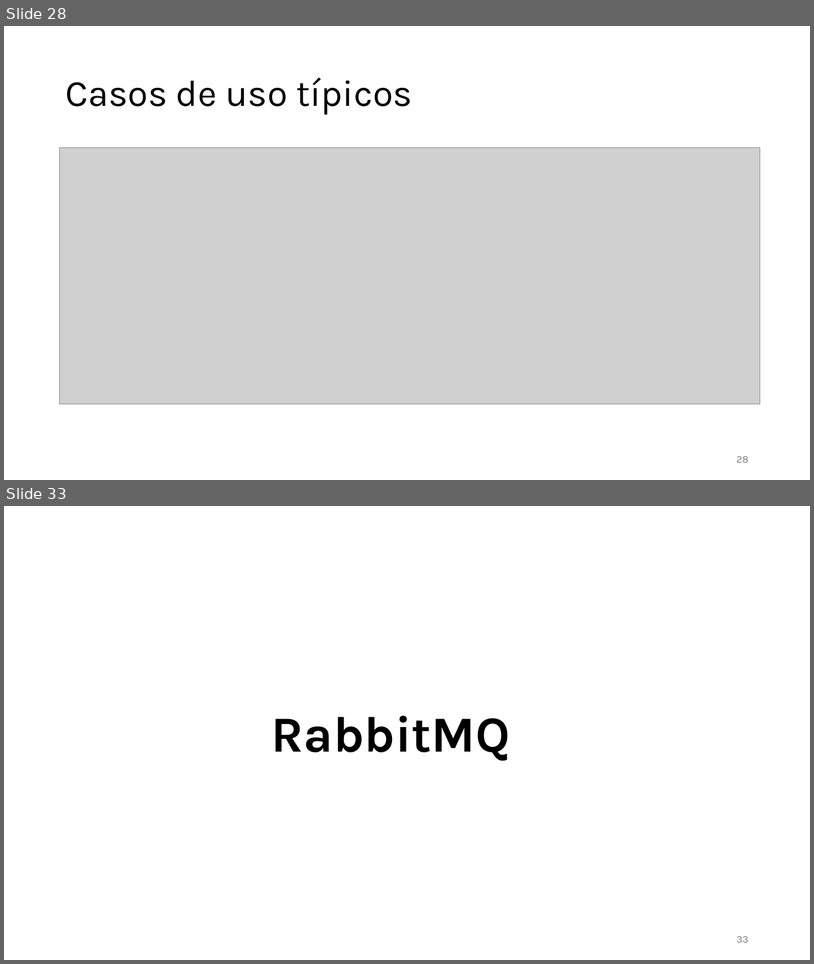
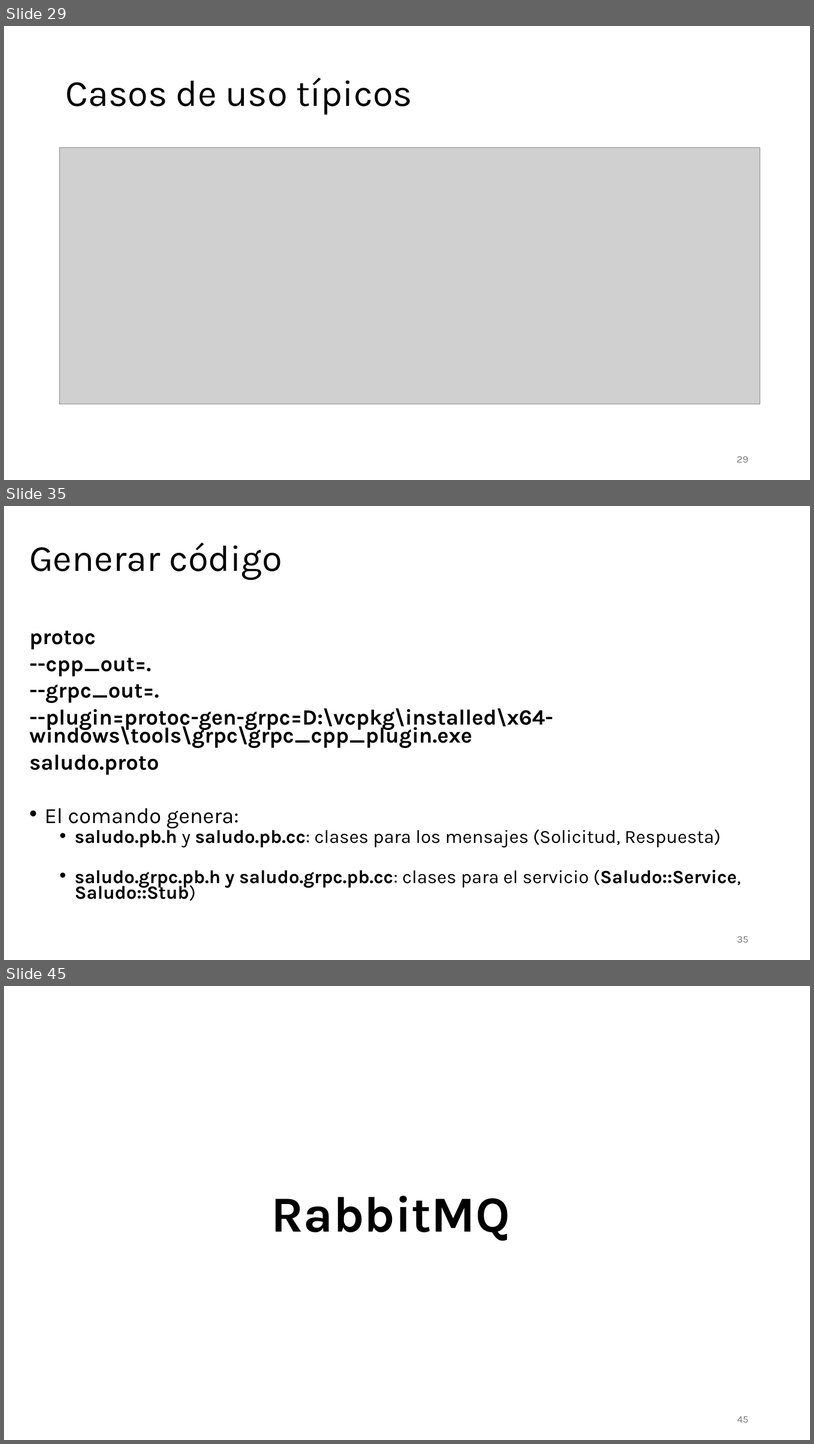
Before and after one commit to aldebarran22/CURSO_CPP_SERVICIOS_30H, a slide deck: doc/3_Comunicacion_microservicios_C++.pptx. Shown one above the other, each under a label of ours: slides 28 and 33 before the commit, slides 29, 35 and 45 after it; the slides between them are not shown. The pictures are 814x964 and 814x1444 pixels, drawn with LibreOffice and Linux fonts; fonts in the diff are those of the drawing; grey boxes stand for pictures. Boxes give left, top, right and bottom in pixels: in the first picture for what was removed or moved away, otherwise in the second. Text is boxed around its words. In the diff, an @@ line names an element or a change of style, - is before the commit and + after.

```diff
--- a/doc/3_Comunicacion_microservicios_C++.pptx
+++ b/doc/3_Comunicacion_microservicios_C++.pptx
@@ slide 35 added at [4,506,810,960], background #FFFFFF @@
@@ title added at [29,543,282,580], 44 pt, text #000000 @@
+Generar código
@@ text added at [29,630,741,901], 22.2 pt, text #000000, bold @@
+protoc
+--cpp_out=.
+--grpc_out=.
+--plugin=protoc-gen-grpc=D:\vcpkg\installed\x64-windows\tools\grpc\grpc_cpp_plugin.exe
+saludo.proto
+• El comando genera:
+  • saludo.pb.h y saludo.pb.cc: clases para los mensajes (Solicitud, Respuesta)
+  • saludo.grpc.pb.h y saludo.grpc.pb.cc: clases para el servicio (Saludo::Service, Saludo::Stub)
@@ page number added at [737,936,749,942], 12 pt, text #797979 @@
+35
@@ what was slide 28 is now slide 29 @@
@@ what was slide 33 is now slide 45 @@
@@ page number at [738,1416,749,1422]: text changed @@
-33
+45
```
Also in this commit, not shown: 9 slides changed, 12 other slides added, 1 slide removed, 31 other files.
